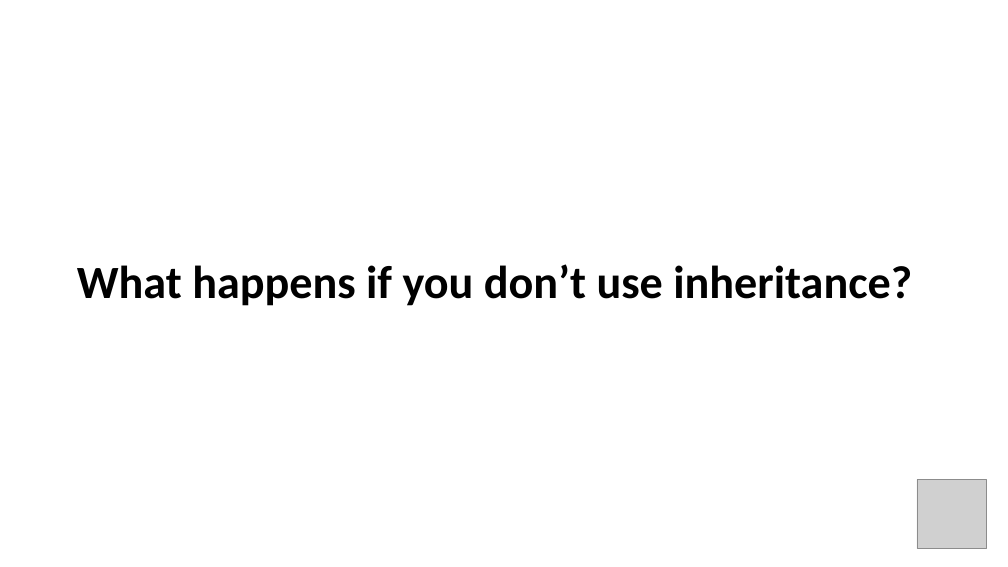
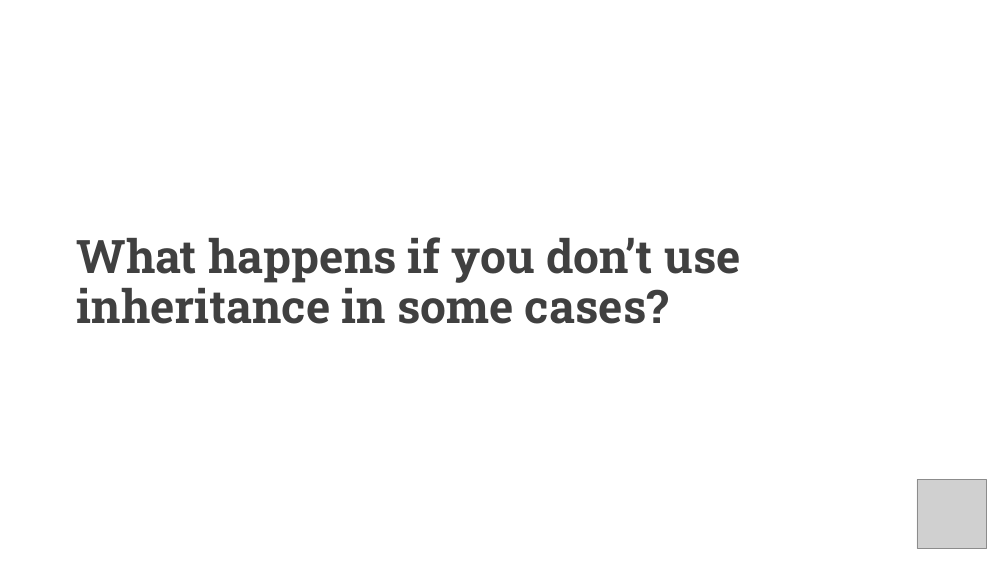
Before and after one commit to UCLL-PR2/exercises, a slide deck: slide 13 of 02-inheritance_overriding/programming2_inheritance_overriding.pptx. Drawn at 1008x567 pixels with LibreOffice and Linux fonts; fonts in the diff are those of the drawing; grey boxes stand for pictures. Boxes give left, top, right and bottom in pixels: in the first picture for what was removed or moved away, otherwise in the second. Text is boxed around its words. In the diff, an @@ line names an element or a change of style, - is before the commit and + after.

```diff
--- a/02-inheritance_overriding/programming2_inheritance_overriding.pptx
+++ b/02-inheritance_overriding/programming2_inheritance_overriding.pptx
@@ title at (77, 237, 740, 324): text changed; font Calibri to Roboto Slab; text colour #000000 to #404040 @@
-What happens if you don’t use inheritance?
+What happens if you don’t use inheritance in some cases?
```
Also in this commit, not shown: 26 other slides changed, 1 other file.
